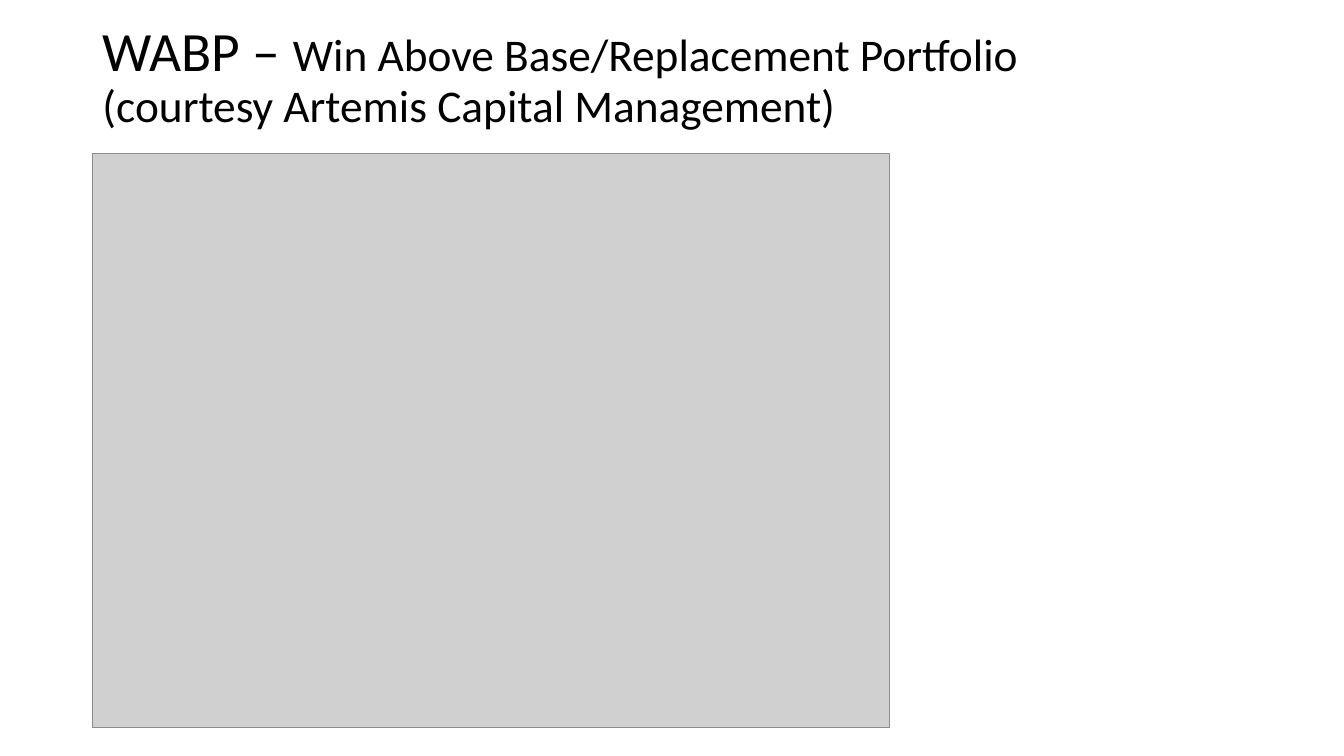
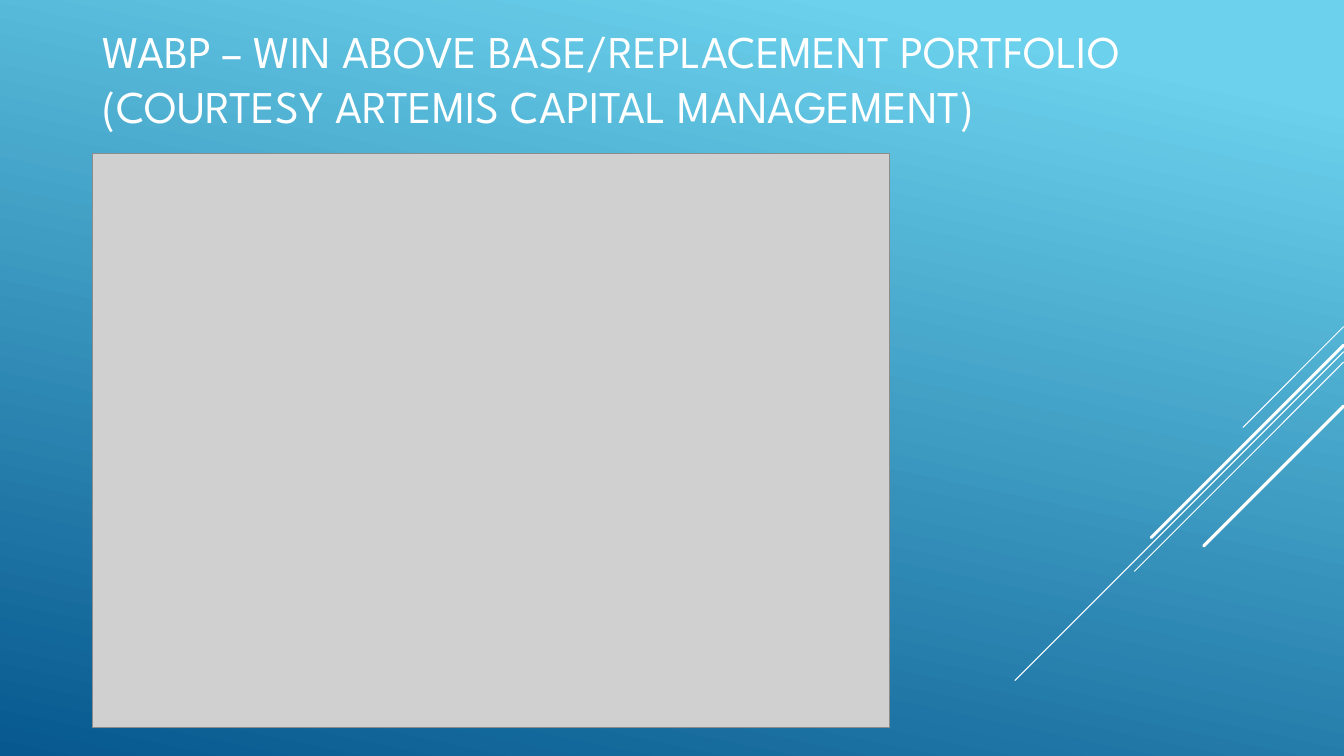
Before and after one commit to sangramsinghg/portfolio_diversifier, a slide deck: slide 3 of Portfolio_Diversifer.pptx. Drawn at 1344x756 pixels with LibreOffice and Linux fonts; fonts in the diff are those of the drawing; grey boxes stand for pictures. Boxes give left, top, right and bottom in pixels: in the first picture for what was removed or moved away, otherwise in the second. Text is boxed around its words. In the diff, an @@ line names an element or a change of style, - is before the commit and + after.

Commit message:
updated ppt slide

```diff
--- a/Portfolio_Diversifer.pptx
+++ b/Portfolio_Diversifer.pptx
@@ background #FFFFFF to gradient #6ED2EB to #06588E @@
@@ title at (102,37,1120,132): text changed; font Calibri to League Spartan; text colour #000000 to #FFFFFF @@
-WABP – Win Above Base/Replacement Portfolio
-(courtesy Artemis Capital Management)
+WABP – WIN ABOVE BASE/REPLACEMENT PORTFOLIO
+(COURTESY ARTEMIS CAPITAL MANAGEMENT)
@@ group added at (1015,327,1344,681): 5 lines @@
```
Also in this commit, not shown: 10 other slides changed, 7 slides added, 7 slides removed.
